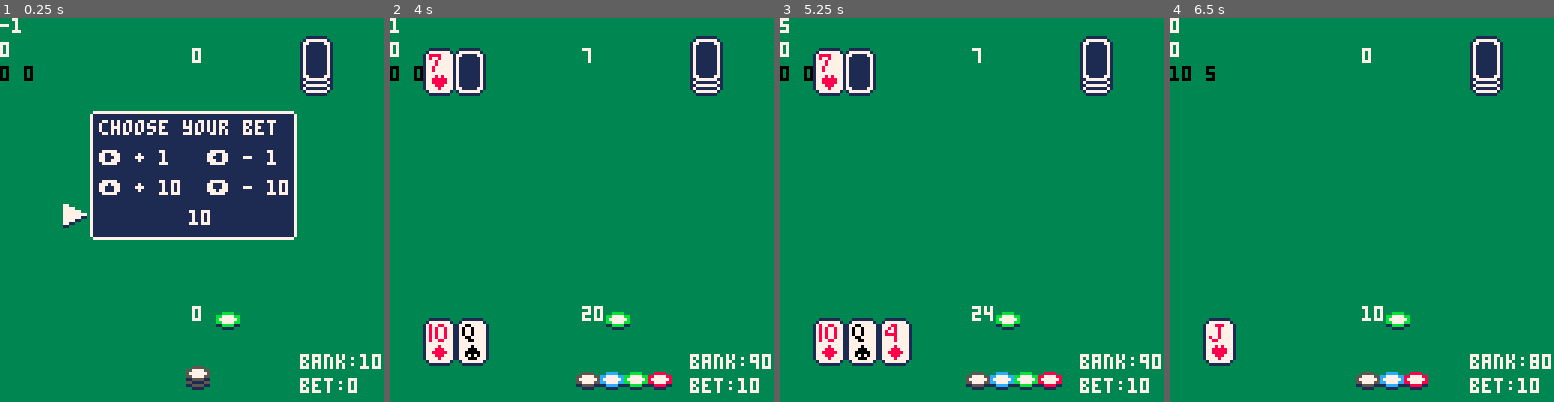
Above: before the commit, frames 1-4 (left to right).
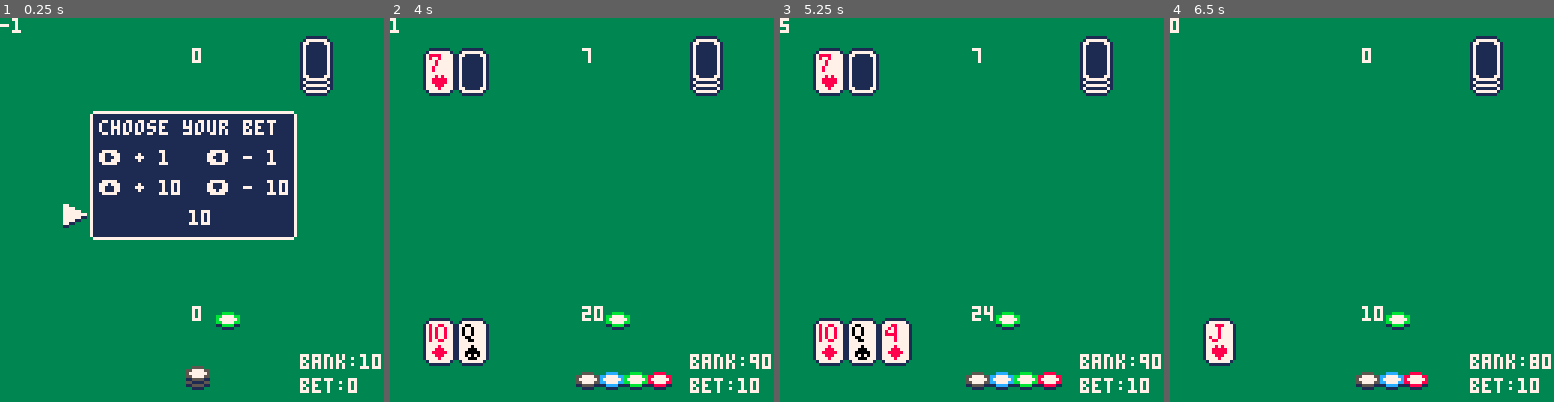
Above: after the commit, the same moments.

Repository: UA-koval/blackjack-pico-8
Game: PICO-8 cartridge blackjack.p8
The game is run twice, just before and just after one commit, with the same random seed, the same clock (stepped at 60 frames per second) and the same inputs.
Inputs:
- Up to frame 1 (0.25 s): no input
- Up to frame 2 (4 s): tap O (Z key) at 0.7, 1.7, 2.1, 2.5, 2.9, 3.3, 3.7 s; hold Right 1.6-2.1 s; hold Up 2.15-2.42 s; hold Right 2.47-3.03 s; hold Left 3.08-3.58 s; hold Down 3.63-3.97 s
- Up to frame 3 (5.25 s): hold Right 4.02-4.68 s; tap O (Z key) at 4.1, 4.5, 4.9 s; hold Up 4.73-5.03 s; hold Left from 5.08 s (still down)
- Up to frame 4 (6.5 s): tap O (Z key) at 5.3, 5.7, 6.1 s; release Left at 5.68 s; hold Down 5.73-6.03 s; hold Right from 6.08 s (still down)

The runs differ from the first frame. In frame 1, 0.2% of the frame differs, in the area x 0-9%, y 6-17%; in frame 2, 0.7%, in the area x 0-26%, y 6-21%; in frame 3, 0.7%; in frame 4, 0.3%.

Commit message:
Fixed hidden card offset

Diff:
--- a/blackjack.p8
+++ b/blackjack.p8
@@ -6,16 +6,12 @@
 
 -- todo:
 -- - game "press start" ui
--- - fix game logic bugs:
---  - double and fold are
---    still broken
--- - implement split feature
--- - graphical bug
---  - dealers's 2nd card
---    displays 1px to the right
---    of card's back
 -- - move stages to different tab
 --   and function
+-- - fix game logic bugs:
+--   *no bugs currently*
+--
+-- - implement split feature
 
 -- game logic vars
 bet = 0
@@ -270,7 +266,9 @@
 	for i=0,2 do
 	 draw_card_back(deckx,decky-i*2)
 	end
-	if (hidden_card)	draw_card_back(dealerx+11,dealery)
+	if hidden_card then
+	 draw_card_back(dealerx+12,dealery)
+	end
  draw_all_cards()
 	-- player counter
 	print(count_score(hand),64,96,7)
@@ -284,9 +282,6 @@
  print("bet:"..bet,100,120)
 -- debug prints
 print(stage,0,0,7)
-print(item,0,8,7)
-print(payout.." "..ceil(payout/2),0,16,0)
-
 end
 
 -->8
